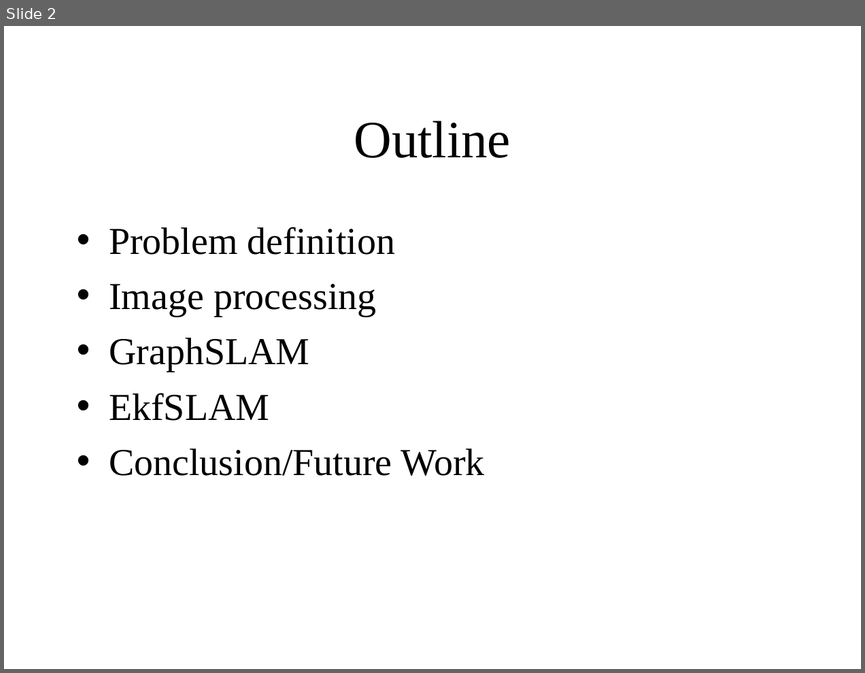
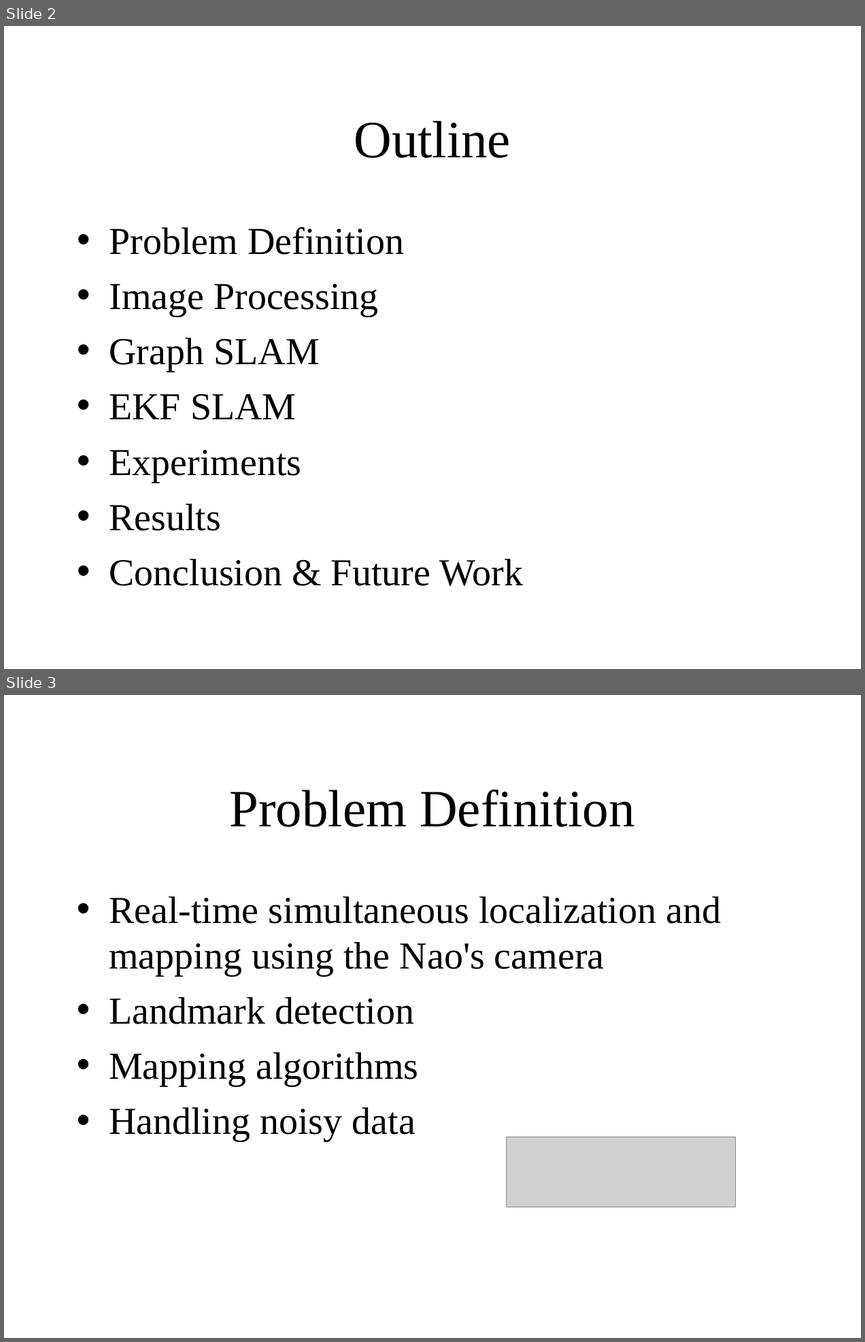
Before and after one commit to HerkyJerky/NAO-ALPHA-AS-FUCK-ROBOTS, a slide deck: Presentation Parts/EKF SLAM part.ppt. Shown one above the other, each under a label of ours: slide 2 before the commit, slides 2 and 3 after it. The pictures are 865x673 and 865x1342 pixels, drawn with LibreOffice and Linux fonts; fonts in the diff are those of the drawing; grey boxes stand for pictures. Boxes give left, top, right and bottom in pixels: in the first picture for what was removed or moved away, otherwise in the second. Text is boxed around its words. In the diff, an @@ line names an element or a change of style, - is before the commit and + after.

```diff
--- a/Presentation Parts/EKF SLAM part.ppt
+++ b/Presentation Parts/EKF SLAM part.ppt
@@ slide 3 added at [4,695,861,1338], background #FFFFFF @@
@@ title added at [229,789,634,827], 44 pt, text #000000 @@
+Problem Definition
@@ text added at [109,896,721,1141], 32 pt, text #000000 @@
+• Real-time simultaneous localization and mapping using the Nao's camera
+• Landmark detection
+• Mapping algorithms
+• Handling noisy data
@@ picture added at [506,1137,736,1207] @@
@@ slide 2 changed as well @@
@@ text at [109,227,523,586]: text changed @@
-• Problem definition
-• Image processing
-• GraphSLAM
-• EkfSLAM
-• Conclusion/Future Work
+• Problem Definition
+• Image Processing
+• Graph SLAM
+• EKF SLAM
+• Experiments
+• Results
+• Conclusion & Future Work
```
Also in this commit, not shown: 1 other slide changed, 5 other slides added, 1 slide removed.
